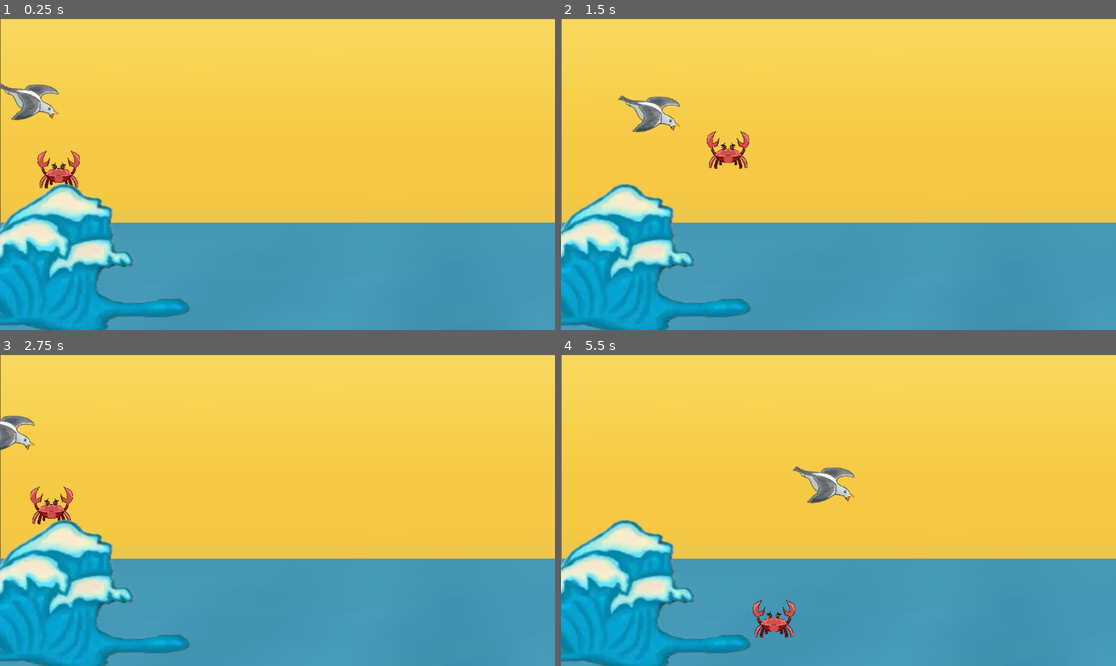
Above: before the commit, frames 1-4 (two rows, left to right).
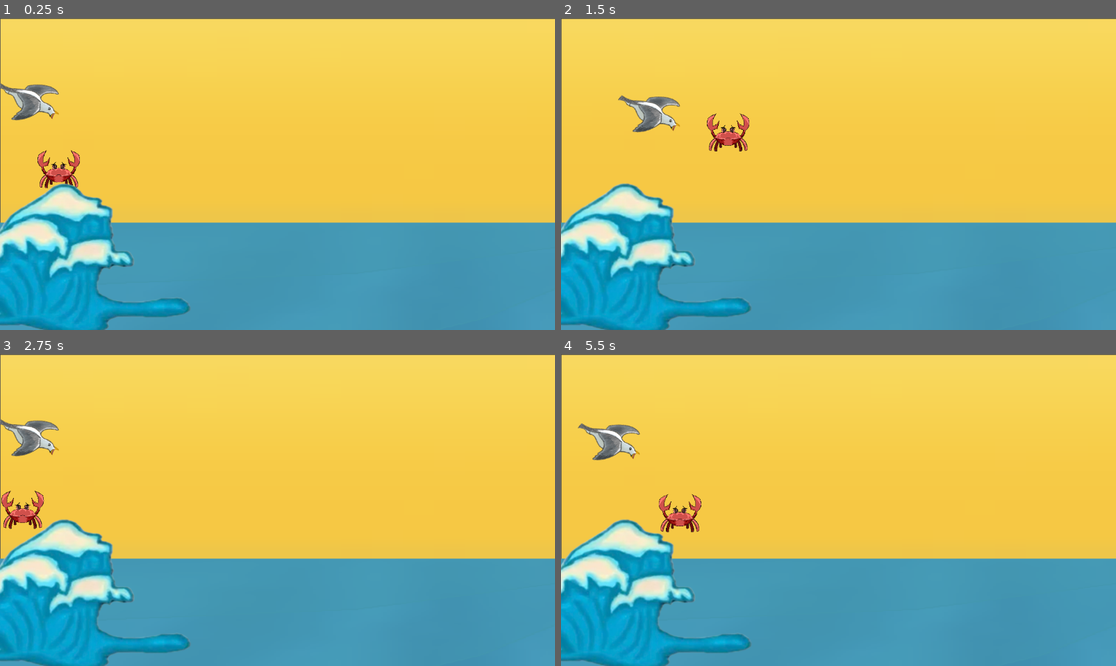
Above: after the commit, the same moments.

Repository: CISC204-S26/final-project-team-3
Game: Godot game, scene res://scene_1.tscn
The game is run twice, just before and just after one commit, with the same random seed, the same clock (stepped at 60 frames per second) and the same inputs.
Inputs:
- Up to frame 1 (0.25 s): no input
- Up to frame 2 (1.5 s): tap Enter (ui_accept) at 0.5, 0.77 s; hold D (Crab right) from 0.53 s (still down)
- Up to frame 3 (2.75 s): tap Enter (ui_accept) at 1.52 s; release D (Crab right) at 2.03 s; hold A (Crab left) from 2.03 s (still down)
- Up to frame 4 (5.5 s): release A (Crab left) at 2.78 s; hold D (Crab right) 2.78-4.28 s; tap Enter (ui_accept) at 3.02, 3.77, 4.52 s; hold A (Crab left) 4.28-5.03 s; hold D (Crab right) from 5.03 s (still down)

The runs differ from the first frame. In frame 1, 0.2% of the frame differs, in the area x 1-21%, y 42-64%; in frame 2, 1.1%; in frame 3, 2.0%; in frame 4, 2.6%, in the area x 0-53%, y 22-92%.

Commit message:
wave with collisions

Diff:
--- a/final_project_all_together_now/player_2wave.gd
+++ b/final_project_all_together_now/player_2wave.gd
@@ -10,10 +10,10 @@
 	#if Input.is_action_just_pressed("Interact"):
 		if nearby_interactables:
 			nearby_interactables.back().interact()
+	position.y = clamp(position.y, -110, 0)
+	print(position)
 	move_and_slide()
 
 
-#func _on_wave_boundary_area_shape_exited(area_rid: RID, area: Area2D, area_shape_index: int, local_shape_index: int) -> void:
-	#pass # Replace with function body.
-	#if CharacterBody2D.name == "player2(wave)":
-		#get_tree().change_scene_to_file("res://scene_1.tscn")
+#func _on_top_collision_body_entered(body: Node2D) -> void:
+	#velocity.y = 10
--- a/final_project_all_together_now/scene_1.tscn
+++ b/final_project_all_together_now/scene_1.tscn
@@ -37,9 +37,6 @@
 
 [sub_resource type="RectangleShape2D" id="RectangleShape2D_2fno3"]
 size = Vector2(25, 669)
-
-[sub_resource type="RectangleShape2D" id="RectangleShape2D_0qqw6"]
-size = Vector2(1577, 519)
 
 [node name="Scene 1" type="Node2D" unique_id=1913310543]
 script = ExtResource("1_t0rxu")
@@ -127,12 +124,5 @@
 position = Vector2(2.5, 324.5)
 shape = SubResource("RectangleShape2D_2fno3")
 
-[node name="Area2D" type="Area2D" parent="crab boundary" unique_id=524880934]
-
-[node name="CollisionShape2D" type="CollisionShape2D" parent="crab boundary/Area2D" unique_id=814528124]
-position = Vector2(645.5, 516.5)
-shape = SubResource("RectangleShape2D_0qqw6")
-debug_color = Color(0, 0.95686275, 0.69803923, 0.41960785)
-
 [connection signal="body_entered" from="Area2D" to="crab" method="_on_area_2d_body_entered"]
 [connection signal="body_entered" from="crab boundary" to="crab" method="_on_crab_boundary_body_entered"]
